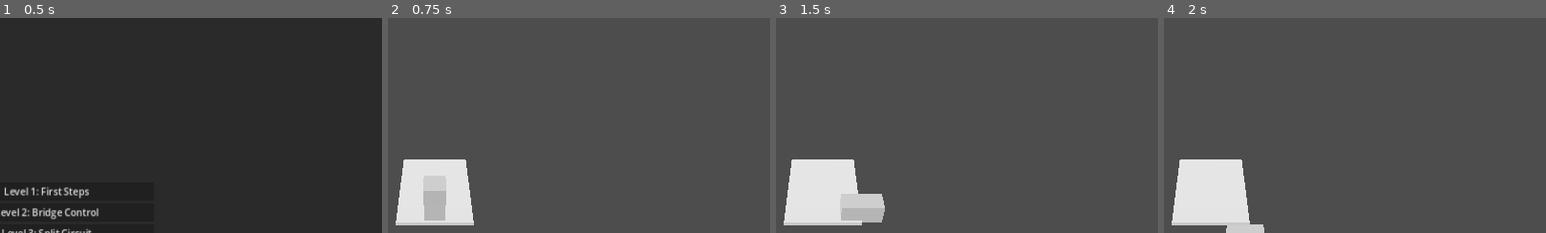
Above: before the commit, frames 1-4 (left to right).
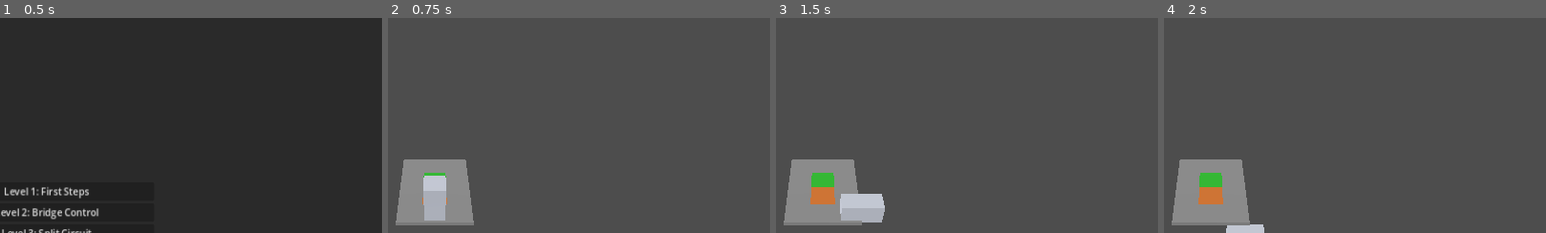
Above: after the commit, the same moments.

Repository: ansonwhc/vibe-game-blocky
Game: Godot game, scene res://scenes/main.tscn
The game is run twice, just before and just after one commit, with the same random seed, the same clock (stepped at 60 frames per second) and the same inputs.
Inputs (mouse positions are % of the whole screen's width and height, from its top left):
- Up to frame 1 (0.5 s): no input
- Up to frame 2 (0.75 s): click "Level 1: First Steps" at 0.5 s
- Up to frame 3 (1.5 s): tap Enter at 1.25 s; move the mouse to (72, 45) at 1.27 s; hold D (move_right) from 1.28 s (still down); tap Tab (switch_half) at 1.35 s; click (72, 45) at 1.42 s
- Up to frame 4 (2 s): keep holding D (move_right)
The pictures show only the part of the screen within x 44-94%, y 8-58%; the shares and areas given below are measured in that part.

Frame 1 is identical in both runs. In frame 2, 4.4% of the frame differs, in the area x 2-23%, y 65-97%; in frame 3, 5.0%; in frame 4, 5.6%.

Commit message:
fixed color

Diff:
--- a/scripts/block_visual.gd
+++ b/scripts/block_visual.gd
@@ -12,8 +12,8 @@
 var cube_size := 1.6
 var grid_origin := Vector3.ZERO
 
-var base_color := Color(0.9, 0.9, 0.9)
-var active_color := Color(1.0, 0.85, 0.4)
+var base_color := Color(0.85, 0.87, 0.92)
+var active_color := Color(1.0, 0.75, 0.2)
 var base_material: StandardMaterial3D
 var active_material: StandardMaterial3D
 
--- a/scripts/tile.gd
+++ b/scripts/tile.gd
@@ -8,6 +8,15 @@
 const TEXTURE_RED_PATH = "res://addons/prototype_mini_bundle/prototype_red.png"
 const TEXTURE_BLUE_PATH = "res://addons/prototype_mini_bundle/prototype_blue.png"
 const TEXTURE_LIGHT_PATH = "res://addons/prototype_mini_bundle/prototype_light.png"
+
+const COLOR_FLOOR = Color(0.6, 0.6, 0.6)
+const COLOR_GOAL = Color(0.2, 0.8, 0.2)
+const COLOR_WEAK = Color(0.9, 0.5, 0.2)
+const COLOR_SWITCH = Color(0.85, 0.2, 0.2)
+const COLOR_BUTTON = Color(0.9, 0.7, 0.2)
+const COLOR_TELEPORTER = Color(0.2, 0.5, 0.9)
+const COLOR_BRIDGE_ACTIVE = Color(0.25, 0.7, 0.85)
+const COLOR_BRIDGE_INACTIVE = Color(0.2, 0.2, 0.2)
 
 static var material_cache: Dictionary = {}
 
@@ -42,14 +51,14 @@
 static func _ensure_materials() -> void:
 	if not material_cache.is_empty():
 		return
-	material_cache["floor"] = _make_material(TEXTURE_DARK_PATH)
-	material_cache["goal"] = _make_material(TEXTURE_GREEN_PATH)
-	material_cache["weak"] = _make_material(TEXTURE_ORANGE_PATH)
-	material_cache["switch"] = _make_material(TEXTURE_RED_PATH)
-	material_cache["button"] = _make_material(TEXTURE_PURPLE_PATH)
-	material_cache["teleporter"] = _make_material(TEXTURE_BLUE_PATH)
-	material_cache["bridge_active"] = _make_material(TEXTURE_LIGHT_PATH)
-	material_cache["bridge_inactive"] = _make_material(TEXTURE_DARK_PATH, Color(0.5, 0.5, 0.5))
+	material_cache["floor"] = _make_material(TEXTURE_DARK_PATH, COLOR_FLOOR)
+	material_cache["goal"] = _make_material(TEXTURE_GREEN_PATH, COLOR_GOAL)
+	material_cache["weak"] = _make_material(TEXTURE_ORANGE_PATH, COLOR_WEAK)
+	material_cache["switch"] = _make_material(TEXTURE_RED_PATH, COLOR_SWITCH)
+	material_cache["button"] = _make_material(TEXTURE_PURPLE_PATH, COLOR_BUTTON)
+	material_cache["teleporter"] = _make_material(TEXTURE_BLUE_PATH, COLOR_TELEPORTER)
+	material_cache["bridge_active"] = _make_material(TEXTURE_LIGHT_PATH, COLOR_BRIDGE_ACTIVE)
+	material_cache["bridge_inactive"] = _make_material(TEXTURE_DARK_PATH, COLOR_BRIDGE_INACTIVE)
 
 static func _make_material(texture_path: String, tint: Color = Color(1.0, 1.0, 1.0)) -> StandardMaterial3D:
 	var material := StandardMaterial3D.new()
Not shown, changed: docs/CHANGELOG.md
